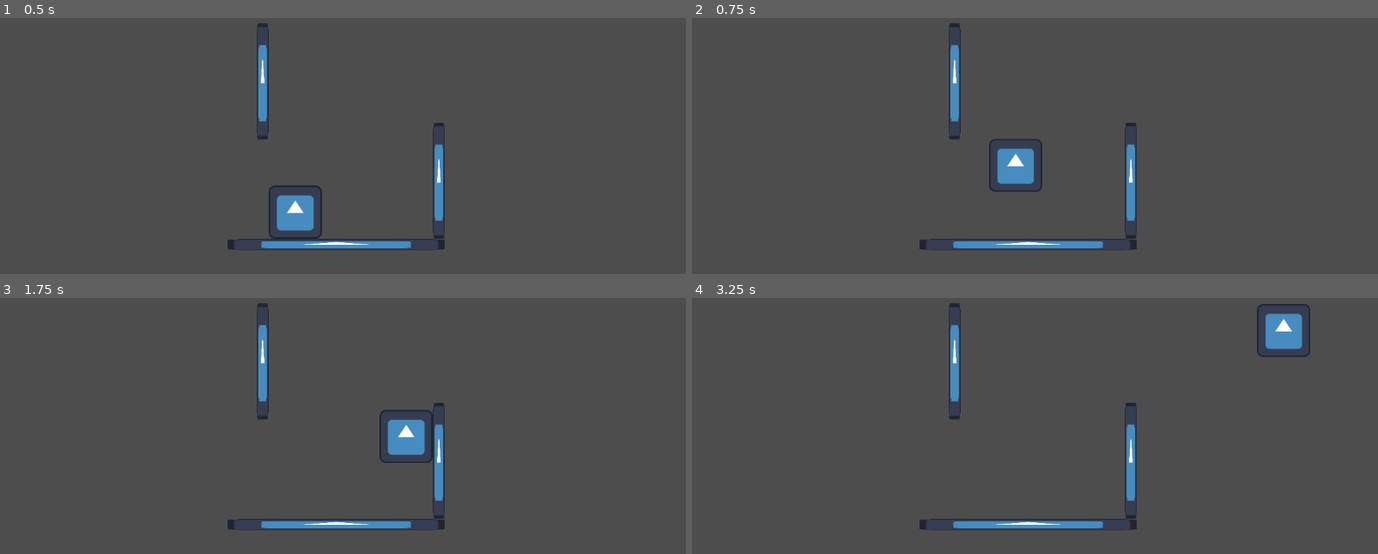
Above: before the commit, frames 1-4 (two rows, left to right).
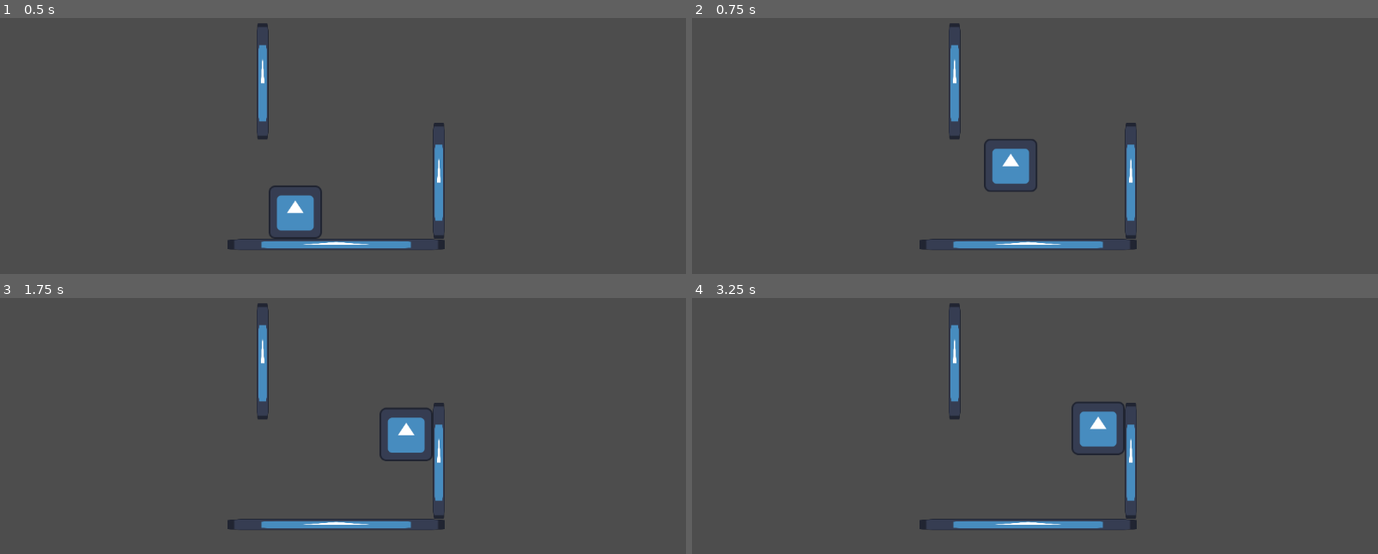
Above: after the commit, the same moments.

Repository: arcality/Built-to-Scale-GMTK-2024
Game: Godot game, scene res://scenes/main.tscn
The game is run twice, just before and just after one commit, with the same random seed, the same clock (stepped at 60 frames per second) and the same inputs. The engine's default icon, where the game draws it, is replaced by a stand-in: a white triangle on a blue panel in a dark square.
Inputs:
- Up to frame 1 (0.5 s): no input
- Up to frame 2 (0.75 s): hold D (move_right) from 0.53 s (still down); hold Space (jump) from 0.53 s (still down)
- Up to frame 3 (1.75 s): keep holding D (move_right); release Space (jump) at 1.28 s; tap Space (jump) at 1.35, 1.52 s
- Up to frame 4 (3.25 s): tap Space (jump) at 1.82, 2.85, 3.02 s; release D (move_right) at 2.03 s; hold A (move_left) 2.03-2.78 s; hold Space (jump) 2.03-2.78 s; hold D (move_right) from 2.78 s (still down)

Frame 1 is identical in both runs. In frame 2, 0.5% of the frame differs, in the area x 42-52%, y 47-68%; in frame 3, 0.4%; in frame 4, 2.0%, in the area x 55-91%, y 2-62%.

Commit message:
changed dash and tweaked acc/deceleration amounts

Diff:
--- a/scenes/player.tscn
+++ b/scenes/player.tscn
@@ -18,7 +18,7 @@
 [node name="Player" type="CharacterBody2D"]
 script = ExtResource("1_vscu2")
 active_jetpack_state = "dashing"
-active_arm_state = "walljumping"
+active_arm_state = "climbing"
 
 [node name="CollisionShape2D" type="CollisionShape2D" parent="."]
 scale = Vector2(0.7, 0.7)
@@ -48,7 +48,7 @@
 script = ExtResource("8_3whrh")
 
 [node name="Timer" type="Timer" parent="FiniteStateMachine/Dashing"]
-wait_time = 0.357
+wait_time = 0.096
 one_shot = true
 
 [node name="Clinging" type="Node" parent="FiniteStateMachine"]
--- a/scripts/player.gd
+++ b/scripts/player.gd
@@ -79,6 +79,8 @@
 		velocity.x = move_toward(velocity.x, target_velocity, acceleration_amount)
 
 	print(velocity.x)
+	#if velocity.x == 0.0 and not is_on_floor():
+		#print("stopped")
 
 	#print(gravity)
 	#print(clinging_direction)
--- a/scripts/state-machine/dashing.gd
+++ b/scripts/state-machine/dashing.gd
@@ -7,17 +7,24 @@
 func Enter():
 	player = owner
 	player.velocity.x = dash_speed * player.facing_direction
-	#$Timer.start()
+	player.gravity = 500
+	$Timer.start()
 
 func Update(_delta:float):
-	#if player.is_on_wall():
-		#$Timer.stop()
+	if player.is_on_wall():
+		$Timer.stop()
+		state_transition.emit(self, "falling")
+		print("transition to falling")
+	if player.is_on_floor():
+		$Timer.stop()
+		state_transition.emit(self, "idle")
+		print("transition to idle")
+
+func Exit():
+	player.gravity = 2000.0
+
+
+func _on_timer_timeout():
 	state_transition.emit(self, "falling")
 	print("transition to falling")
-
-
-
-#func _on_timer_timeout():
-	#state_transition.emit(self, "falling")
-	#print("transition to falling")
-	#print("Timer timeout")
+	print("Timer timeout")
--- a/scripts/state-machine/falling.gd
+++ b/scripts/state-machine/falling.gd
@@ -29,11 +29,11 @@
 	if player.velocity.y < 0: # going up
 		player.gravity = 2000
 		player.acceleration_amount = 40
-		player.acceleration_amount = 100
+		player.deceleration_amount = 200
 	else: # going down
 		player.gravity = 2300
 		player.acceleration_amount = 75
-		player.acceleration_amount = 200
+		player.deceleration_amount = 200
 
 	# checks if the player is touching a wall and falling down
 	if player.is_on_wall() and player.velocity.y > 0:
--- a/scripts/state-machine/idle.gd
+++ b/scripts/state-machine/idle.gd
@@ -11,7 +11,7 @@
 
 	#player.target_velocity = 0
 	player.acceleration_amount = 75
-	player.deceleration_amount = 200
+	player.deceleration_amount = 300
 
 func Exit():
 	pass
